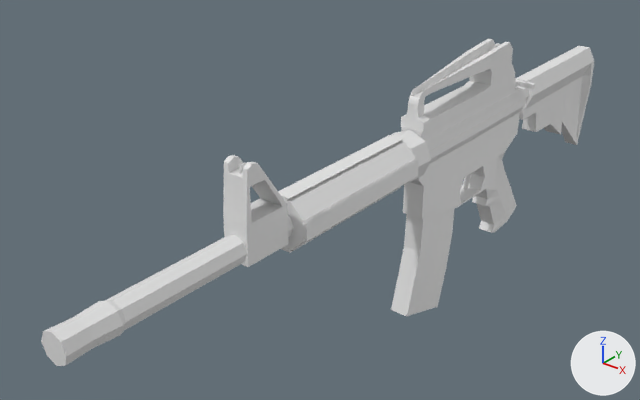
One commit to the Blender file game_objects/items/weapons/fic_rifles/s5/s5.blend: the scene before it, then after it.
One viewpoint serves both versions: a 50 mm camera at (0.443, -0.748, 0.347) aimed at (-0.071, -0.105, -0.053). The axes (+X, +Y, +Z) are drawn at lower right. The lights are the same throughout.

The first picture shows 'barrel', 'front_sight', 'grip', 'handguard', 'magazine', 'rear_sight', 'reciever', 'stock'.
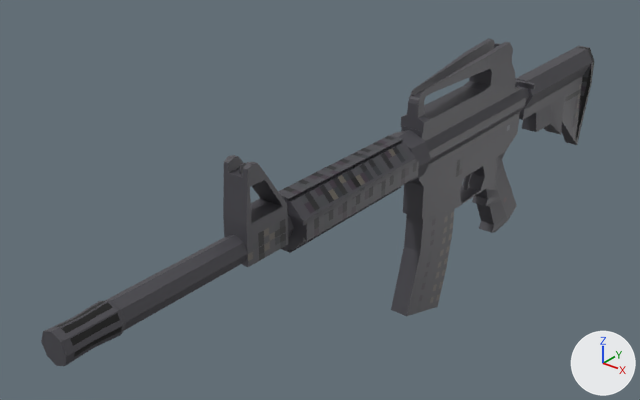
Location of each change, [x1, y1, x2, y2] in pixels of the pictures (640 x 400 px):
'reciever', recoloured
    both: [392, 80, 535, 219]
'barrel', recoloured (white to grey)
    both: [41, 86, 530, 366]
'handguard', recoloured
    both: [278, 135, 419, 253]
'rear_sight', recoloured
    both: [401, 38, 516, 133]
'front_sight', recoloured
    both: [223, 155, 288, 267]
'stock', recoloured
    both: [516, 46, 594, 145]
'magazine', recoloured
    both: [391, 209, 454, 316]
'grip', recoloured
    both: [472, 151, 517, 233]

The change in detail:
Picture 's5_t' (img_s5_t) is new.
Material 'g_metal' (mat_g_metal) is new.
Its texture is img_s5_t.
me_cylinder has 40 vertices, 34 faces and spans x -0.014..0.014, y -0.014..0.014, z -0.419..0.419.
me_cylinder now uses material mat_g_metal (picture img_s5_t).
me_cylinder_002 has 48 vertices, 34 faces and spans x -0.029..0.028, y -0.027..0.027, z -0.085..0.085.
me_cylinder_002 now uses material mat_g_metal (picture img_s5_t).
me_cube_003 has 416 vertices, 407 faces and spans x -0.035..0.032, y -0.075..0.167, z -0.089..0.026.
me_cube_003 now uses material mat_g_metal (picture img_s5_t).
me_cube_004 has 116 vertices, 111 faces and spans x -0.0126..0.0126, y -0.3017..-0.252, z -0.0126..0.0748.
me_cube_004 now uses material mat_g_metal (picture img_s5_t).
me_cube has 228 vertices, 221 faces and spans x -0.013..0.013, y -0.048..0.147, z 0.024..0.078.
me_cube now uses material mat_g_metal (picture img_s5_t).
me_cube_001 has 96 vertices, 95 faces and spans x -0.017..0.017, y -0.04..0.139, z -0.089..0.05.
me_cube_001 now uses material mat_g_metal (picture img_s5_t).
me_cube_005 has 74 vertices, 72 faces and spans x -0.0119..0.0119, y -0.05..0.0434, z -0.0577..0.05.
me_cube_005 now uses material mat_g_metal (picture img_s5_t).
me_cube_006 has 20 vertices, 18 faces and spans x -0.01..0.01, y -0.057..0.031, z -0.125..0.06.
me_cube_006 now uses material mat_g_metal (picture img_s5_t).
